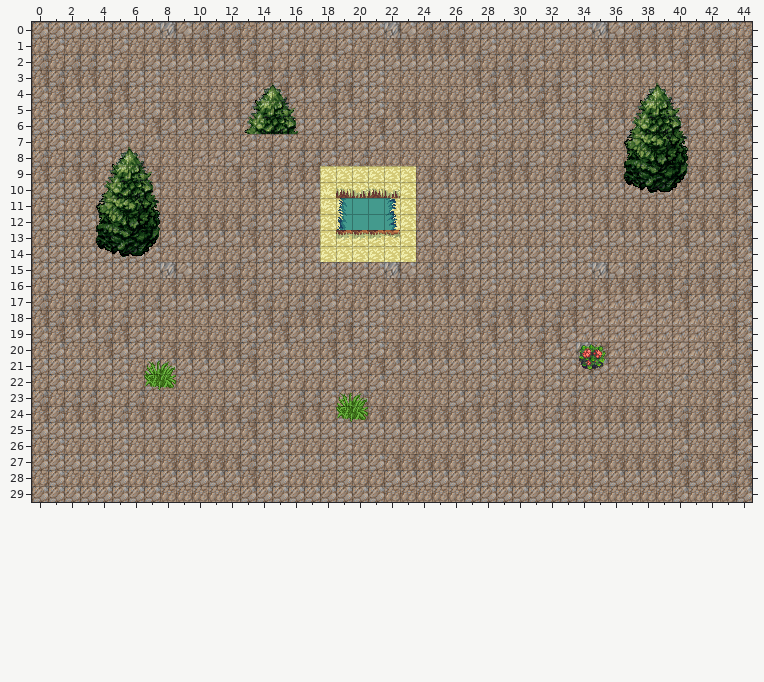
Tiled map: core/assets/Maps/level8.tmx. The first picture shows the starting point.
Cells are 16x16 px. Shown: x 0..44, y 0..29.
After the commit:
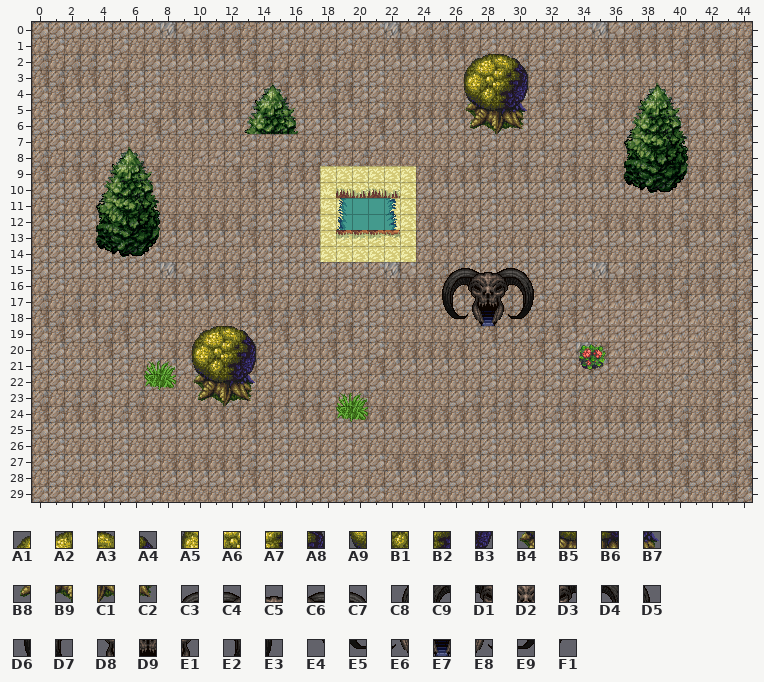
Key: from "hyptosis_tile-art-batch-5": A1 304, A2 305, A3 306, A4 307, A5 343, A6 344, A7 345, A8 346, A9 382, B1 383, B2 384, B3 385, B4 421, B5 422, B6 423, B7 424, B8 460, B9 461, C1 462, C2 463, C3 1070, C4 1071, C5 1072, C6 1073, C7 1074, C8 1108, C9 1109, D1 1110, D2 1111, D3 1112, D4 1113, D5 1114, D6 1147, D7 1148, D8 1149, D9 1150, E1 1151, E2 1152, E3 1153, E4 1186, E5 1187, E6 1188, E7 1189, E8 1190, E9 1191, F1 1192.
__ is an empty cell.
Tiles of an added or newly shown layer are drawn over the layers below it.
The exact change:
Layer "Tilelaag 3 #2" (added):
y 2: x 27..30 __ __ __ __ -> A1 A2 A3 A4
y 3: x 27..30 __ __ __ __ -> A5 A6 A7 A8
y 4: x 27..30 __ __ __ __ -> A9 B1 B2 B3
y 5: x 27..30 __ __ __ __ -> B4 B5 B6 B7
y 6: x 27..30 __ __ __ __ -> B8 B9 C1 C2
y 15: x 26..30 __ __ __ __ __ -> C3 C4 C5 C6 C7
y 16: x 25..31 __ __ __ __ __ __ __ -> C8 C9 D1 D2 D3 D4 D5
y 17: x 25..31 __ __ __ __ __ __ __ -> D6 D7 D8 D9 E1 E2 E3
y 18: x 25..31 __ __ __ __ __ __ __ -> E4 E5 E6 E7 E8 E9 F1
y 19: x 10..13 __ __ __ __ -> A1 A2 A3 A4
y 20: x 10..13 __ __ __ __ -> A5 A6 A7 A8
y 21: x 10..13 __ __ __ __ -> A9 B1 B2 B3
y 22: x 10..13 __ __ __ __ -> B4 B5 B6 B7
y 23: x 10..13 __ __ __ __ -> B8 B9 C1 C2
Pixel boxes of the changes (left, top, right, bottom) in both pictures:
added: (464, 54, 528, 134)
added: (442, 268, 534, 326)
added: (192, 326, 256, 406)
